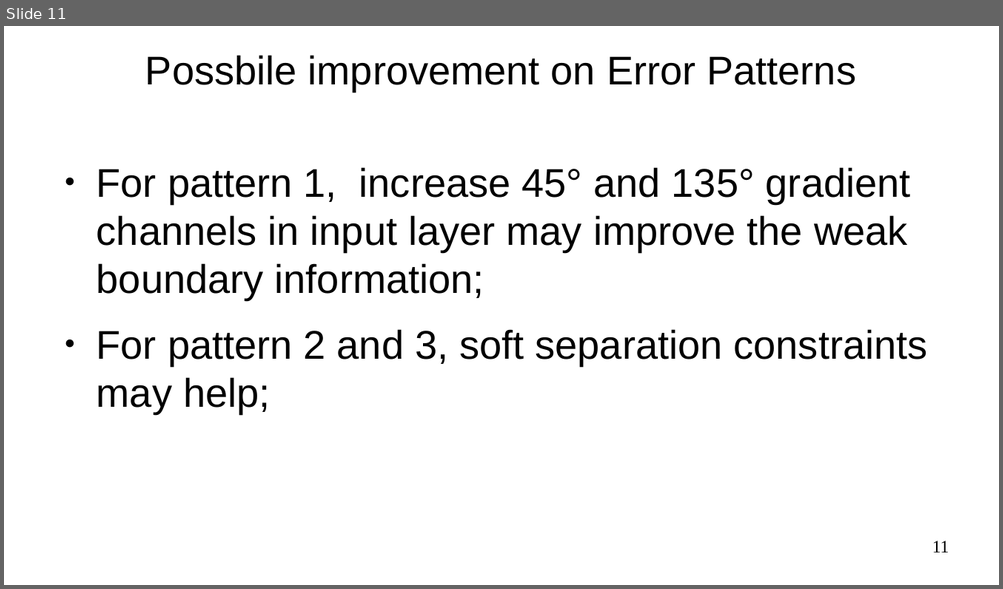
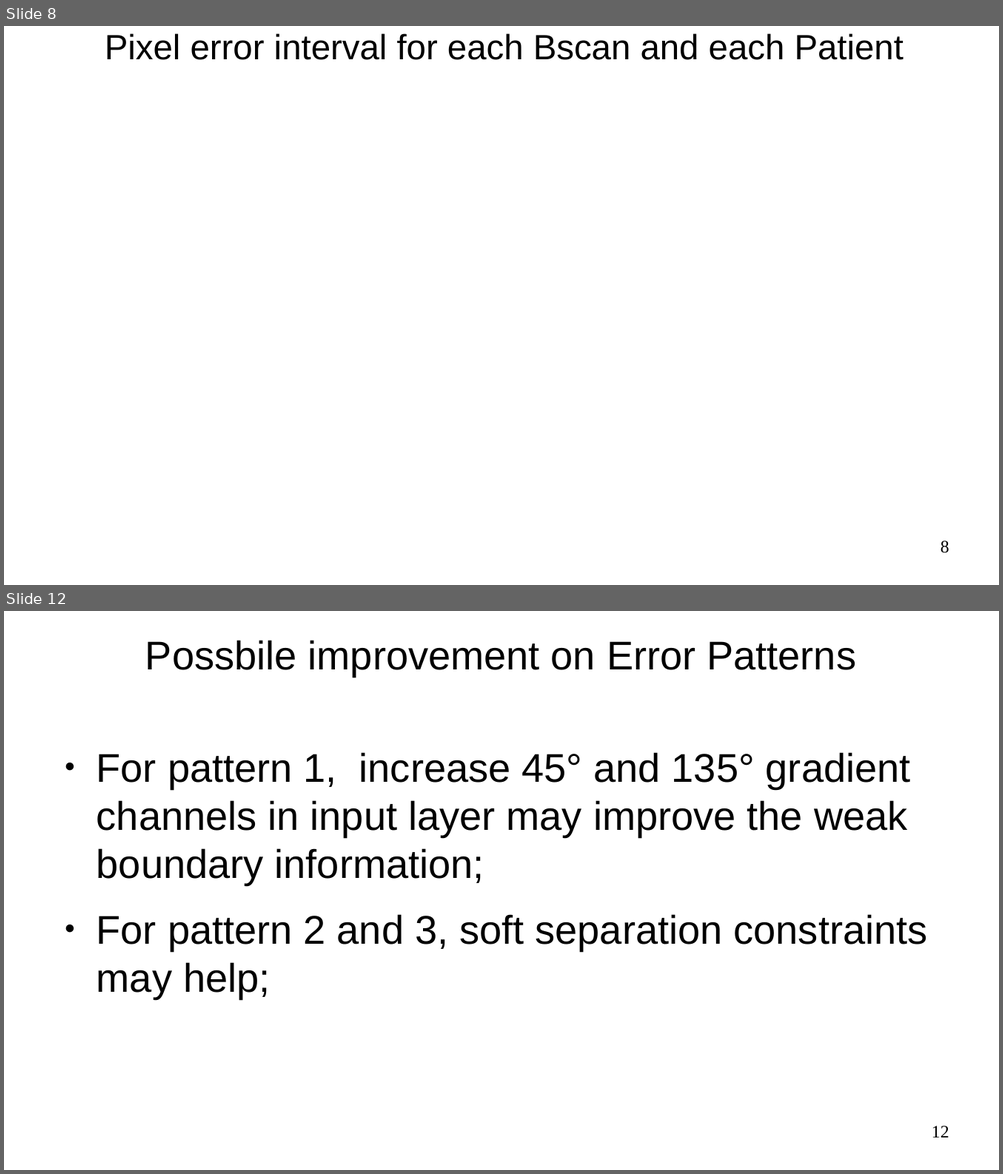
Before and after one commit to Hui-Xie/OvarianCancer, a slide deck: OCTMultiSurfaces/testConfig/expTongren_10Surfaces_allGoodBscans_20200512/10SurfaceExperementReport_20200529.odp. Shown one above the other, each under a label of ours: slide 11 before the commit, slides 8 and 12 after it; the slides between them are not shown. The pictures are 1003x589 and 1003x1174 pixels, drawn with LibreOffice and Linux fonts; fonts in the diff are those of the drawing; background and template pictures are left out. Boxes give left, top, right and bottom in pixels: in the first picture for what was removed or moved away, otherwise in the second. Text is boxed around its words. In the diff, an @@ line names an element or a change of style, - is before the commit and + after.

```diff
--- a/OCTMultiSurfaces/testConfig/expTongren_10Surfaces_allGoodBscans_20200512/10SurfaceExperementReport_20200529.odp
+++ b/OCTMultiSurfaces/testConfig/expTongren_10Surfaces_allGoodBscans_20200512/10SurfaceExperementReport_20200529.odp
@@ slide 8 added at box(4, 26, 999, 585), background picture (left out) @@
@@ title added at box(105, 33, 903, 60), 28 pt, text #000000 @@
+Pixel error interval for each Bscan and each Patient
@@ page number added at box(940, 541, 949, 554), 14 pt, text #000000 @@
+8
@@ what was slide 11 is now slide 12 @@
@@ page number at box(931, 1126, 949, 1138): text changed @@
-11
+12
```
Also in this commit, not shown: 9 slides changed, 1 other slide added, 1 slide removed, 2 other files.
